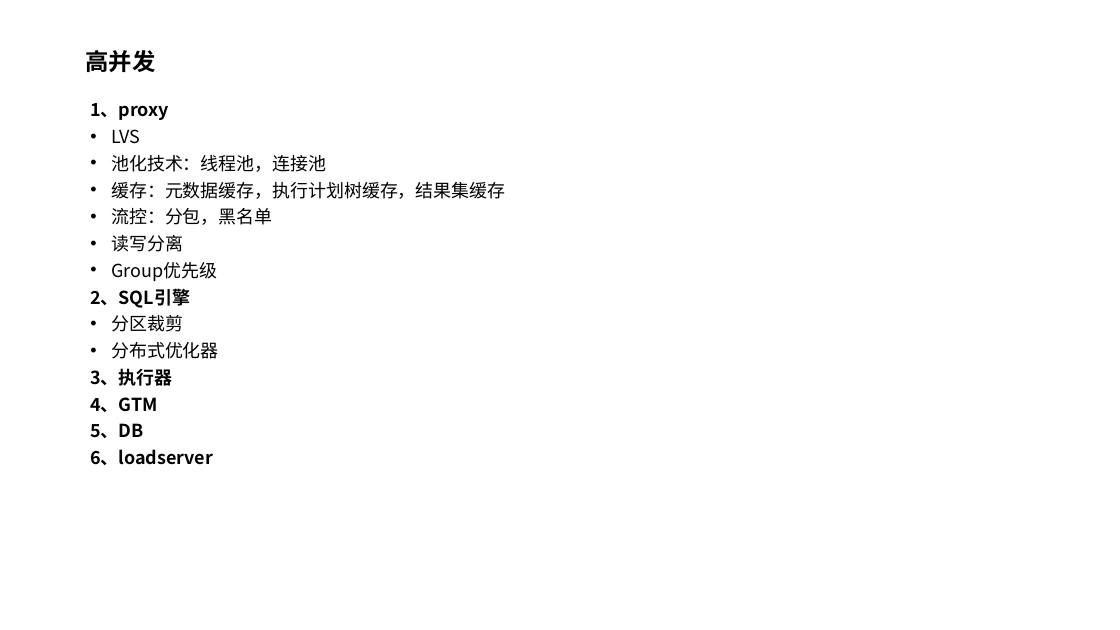
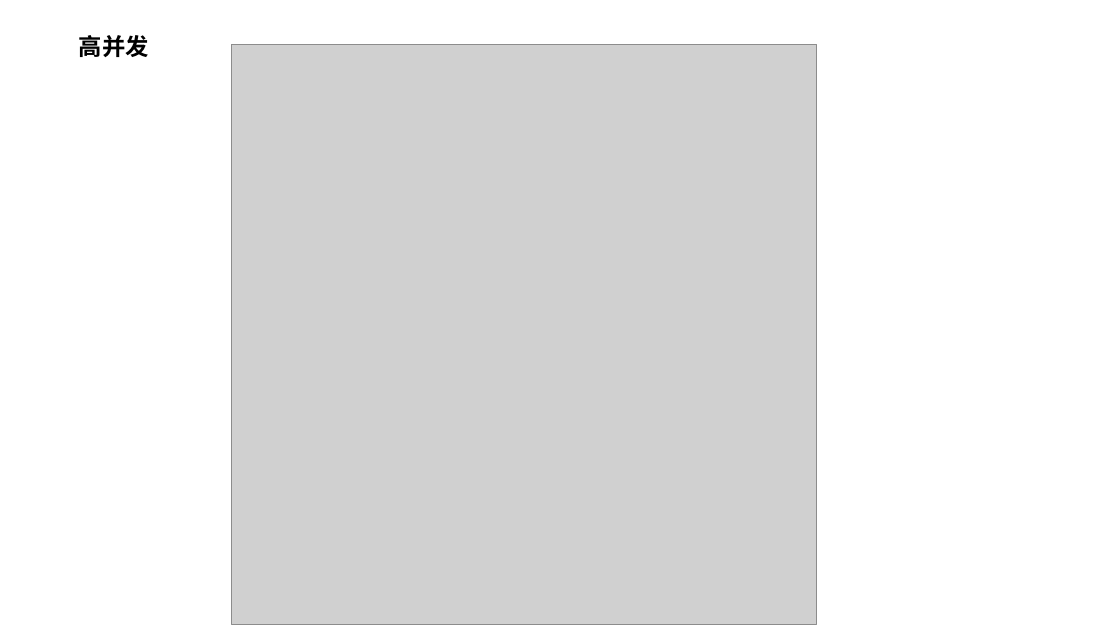
Before and after one commit to yedushusheng/mysql-learning, a slide deck: slide 28 of 28. OLTP/GoldenDB分布式数据库.pptx. Drawn at 1120x630 pixels with LibreOffice and Linux fonts; fonts in the diff are those of the drawing; grey boxes stand for pictures. Boxes give left, top, right and bottom in pixels: in the first picture for what was removed or moved away, otherwise in the second. Text is boxed around its words. In the diff, an @@ line names an element or a change of style, - is before the commit and + after.

```diff
--- a/28. OLTP/GoldenDB分布式数据库.pptx
+++ b/28. OLTP/GoldenDB分布式数据库.pptx
@@ title "高并发": place and size @@
-title "高并发" at <box>85,50,155,72</box>
+title "高并发" at <box>79,35,149,57</box>
@@ picture added at <box>232,44,818,624</box> @@
@@ text removed at <box>90,103,505,465</box> @@
-1、proxy
-• LVS
-• 池化技术：线程池，连接池
-• 缓存：元数据缓存，执行计划树缓存，结果集缓存
-• 流控：分包，黑名单
-• 读写分离
-• Group优先级
-2、SQL引擎
-• 分区裁剪
-• 分布式优化器
-3、执行器
-4、GTM
-5、DB
-6、loadserver
```
Also in this commit, not shown: 7 other slides changed, 1 slide added, 1 slide removed.
